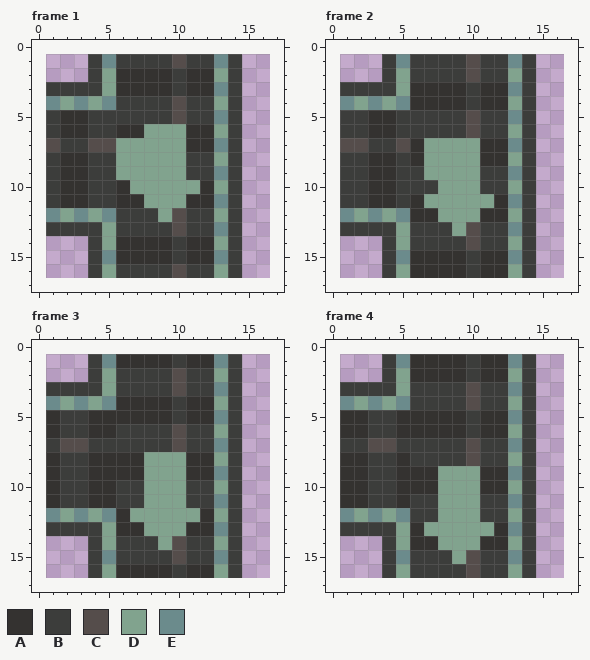
Edited in one commit: pixel-art file (Assets/Art/MapObjects/ConveyorTSlow.aseprite). Above is the file before it was changed.
16x16 pixels, 16 frames. Shown: frame 1, frame 2, frame 3, frame 4. The old version is drawn lined up with the new one, on the new canvas. The commit also changed other frames, which this record leaves out.
Visible layers, top first: "SlowStraight/Layer 1 #2", "SlowStraight/Arrow #2", "SlowStraight/Conveyor #2", "SlowStraight/Layer 1", "SlowStraight/Arrow", "SlowStraight/Conveyor".
Palette (. is transparent): A #343230  B #3c3d3b  C #554d4b  D #81a38e  E #6b8b8c
Pixels before, frame 1, first column x 1:
 1 ...BEBBBBCBBEB
 2 ...BDAAAABAADB
 3 BBBBDAAAABAAEB
 4 EDEDEBBBBCBBDB
 5 BAABBBBBBCBBEB
 6 BAABBAADDDAADB
 7 CBBCCDDDDDAAEB
 8 BAABBDDDDDBBDB
 9 BAABBDDDDDBBEB
10 BAABBADDDDDADB
11 BAABBAADDDAAEB
12 EDEDEBBBDCBBDB
13 BBBBDBBBBCBBEB
14 ...BDAAAABAADB
15 ...BEAAAABAAEB
16 ...BDBBBBCBBDB
Pixels before, frame 2, first column x 1:
 1 ...BEBBBBCBBEB
 2 ...BDBBBBCBBDB
 3 BBBBDAAAABAAEB
 4 EDEDEAAAABAADB
 5 BBAABBBBBCBBEB
 6 BBAABBBBBCBBDB
 7 CCBBCADDDDAAEB
 8 BBAABADDDDAADB
 9 BBAABBDDDDBBEB
10 BBAABBBDDDBBDB
11 BBAABADDDDDAEB
12 EDEDEAADDDAADB
13 BBBBDBBBDCBBEB
14 ...BDBBBBCBBDB
15 ...BEAAAABAAEB
16 ...BDAAAABAADB
Pixels before, frame 3, first column x 1:
 1 ...BEAAAABAAEB
 2 ...BDBBBBCBBDB
 3 BBBBDBBBBCBBEB
 4 EDEDEAAAABAADB
 5 ABBAAAAAABAAEB
 6 ABBAABBBBCBBDB
 7 BCCBBBBBBCBBEB
 8 ABBAAAADDDAADB
 9 ABBAAAADDDAAEB
10 ABBAABBDDDBBDB
11 ABBAABBDDDBBEB
12 EDEDEADDDDDADB
13 BBBBDAADDDAAEB
14 ...BDBBBDCBBDB
15 ...BEBBBBCBBEB
16 ...BDAAAABAADB
Pixels before, frame 4, first column x 1:
 1 ...BEAAAABAAEB
 2 ...BDAAAABAADB
 3 BBBBDBBBBCBBEB
 4 EDEDEBBBBCBBDB
 5 AABBAAAAABAAEB
 6 AABBAAAAABAADB
 7 BBCCBBBBBCBBEB
 8 AABBABBBBCBBDB
 9 AABBAAADDDAAEB
10 AABBAAADDDAADB
11 AABBABBDDDBBEB
12 EDEDEBBDDDBBDB
13 BBBBDADDDDDAEB
14 ...BDAADDDAADB
15 ...BEBBBDCBBEB
16 ...BDBBBBCBBDB
Once edited:
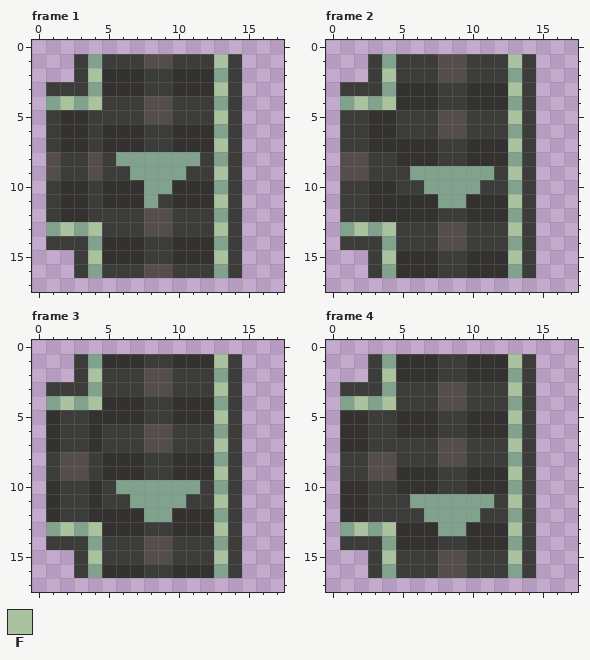
Colours new in this view: F #aac39e
Edits made:
canvas 16x16 -> 18x18, the old top-left corner now at 1,1
Frame 1:
y 1: x 3..5 .BE -> BDB; x 8..10 BBC -> CCB; x 13 E -> F
y 2: x 3..5 .BD -> BFA; x 8..10 AAB -> BBA
y 3: x 4..5 BD -> DA; x 8..10 AAB -> BBA; x 13 E -> F
y 4: x 1..5 EDEDE -> DFDFB; x 8..10 BBC -> CCB
y 5: x 8..10 BBC -> CCB; x 13 E -> F
y 6: x 5 B -> A; x 8..10 DDD -> BBA
y 7: x 1..10 CBBCCDDDDD -> BAABAAABBA; x 13 E -> F
y 8: x 1..4 BAAB -> CBBC; x 11 B -> D
y 9: x 1..4 BAAB -> CBBC; x 6 D -> B; x 13 E -> F
y 10: x 5 B -> A; x 7 D -> A; x 10..11 DD -> AA
y 11: x 5 B -> A; x 9..10 DD -> BA; x 13 E -> F
y 12: x 1..5 EDEDE -> BAABB; x 8..10 BDC -> CCB
y 13: x 1..5 BBBBD -> DFDFB; x 8..10 BBC -> CCB; x 13 E -> F
y 14: x 1..5 ...BD -> BBBDA; x 8..10 AAB -> BBA
y 15: x 3..5 .BE -> BFA; x 8..10 AAB -> BBA; x 13 E -> F
y 16: x 3..5 .BD -> BDB; x 8..10 BBC -> CCB
Frame 2:
y 1: x 3..5 .BE -> BDB; x 8..10 BBC -> CCB; x 13 E -> F
y 2: x 3..5 .BD -> BFB; x 8..10 BBC -> CCB
y 3: x 4..5 BD -> DA; x 8..10 AAB -> BBA; x 13 E -> F
y 4: x 1..5 EDEDE -> DFDFA; x 8..10 AAB -> BBA
y 5: x 8..10 BBC -> CCB; x 13 E -> F
y 6: x 8..10 BBC -> CCB
y 7: x 1..5 CCBBC -> BBAAA; x 7..10 DDDD -> ABBA; x 13 E -> F
y 8: x 1..5 BBAAB -> CCBBA; x 7..10 DDDD -> ABBA
y 9: x 1..4 BBAA -> CCBB; x 6 B -> D; x 11 B -> D; x 13 E -> F
y 10: x 7 B -> D
y 11: x 5 B -> A; x 7 D -> A; x 10..11 DD -> AA; x 13 E -> F
y 12: x 1..5 EDEDE -> BBAAA; x 8..10 DDD -> BBA
y 13: x 1..5 BBBBD -> DFDFB; x 8..10 BDC -> CCB; x 13 E -> F
y 14: x 1..5 ...BD -> BBBDB; x 8..10 BBC -> CCB
y 15: x 3..5 .BE -> BFA; x 8..10 AAB -> BBA; x 13 E -> F
y 16: x 3..5 .BD -> BDA; x 8..10 AAB -> BBA
Frame 3:
y 1: x 3..5 .BE -> BDA; x 8..10 AAB -> BBA; x 13 E -> F
y 2: x 3..5 .BD -> BFB; x 8..10 BBC -> CCB
y 3: x 4..5 BD -> DB; x 8..10 BBC -> CCB; x 13 E -> F
y 4: x 1..5 EDEDE -> DFDFA; x 8..10 AAB -> BBA
y 5: x 8..10 AAB -> BBA; x 13 E -> F
y 6: x 5 A -> B; x 8..10 BBC -> CCB
y 7: x 1..4 BCCB -> ABBA; x 8..10 BBC -> CCB; x 13 E -> F
y 8: x 1..4 ABBA -> BCCB; x 8..10 DDD -> BBA
y 9: x 1..4 ABBA -> BCCB; x 8..10 DDD -> BBA; x 13 E -> F
y 10: x 5..7 ABB -> BDD; x 11 B -> D
y 11: x 5 A -> B; x 7 B -> D; x 13 E -> F
y 12: x 1..5 EDEDE -> ABBAA; x 7 D -> A; x 10..11 DD -> AA
y 13: x 1..5 BBBBD -> DFDFA; x 8..10 DDD -> BBA; x 13 E -> F
y 14: x 1..5 ...BD -> BBBDB; x 8..10 BDC -> CCB
y 15: x 3..5 .BE -> BFB; x 8..10 BBC -> CCB; x 13 E -> F
y 16: x 3..5 .BD -> BDA; x 8..10 AAB -> BBA
Frame 4:
y 1: x 3..5 .BE -> BDA; x 8..10 AAB -> BBA; x 13 E -> F
y 2: x 3..5 .BD -> BFA; x 8..10 AAB -> BBA
y 3: x 4..5 BD -> DB; x 8..10 BBC -> CCB; x 13 E -> F
y 4: x 1..5 EDEDE -> DFDFB; x 8..10 BBC -> CCB
y 5: x 8..10 AAB -> BBA; x 13 E -> F
y 6: x 8..10 AAB -> BBA
y 7: x 1..4 BBCC -> AABB; x 8..10 BBC -> CCB; x 13 E -> F
y 8: x 1..5 AABBA -> BBCCB; x 8..10 BBC -> CCB
y 9: x 1..4 AABB -> BBCC; x 8..10 DDD -> BBA; x 13 E -> F
y 10: x 8..10 DDD -> BBA
y 11: x 5..7 ABB -> BDD; x 11 B -> D; x 13 E -> F
y 12: x 1..5 EDEDE -> AABBB; x 7 B -> D
y 13: x 1..5 BBBBD -> DFDFA; x 7 D -> A; x 10..11 DD -> AA; x 13 E -> F
y 14: x 1..5 ...BD -> BBBDA; x 8..10 DDD -> BBA
y 15: x 3..5 .BE -> BFB; x 8..10 BDC -> CCB; x 13 E -> F
y 16: x 3..5 .BD -> BDB; x 8..10 BBC -> CCB
Pixel boxes of the changes (left, top, right, bottom) in both pictures:
changed: (46, 54, 228, 278)
changed: (340, 54, 522, 278)
changed: (46, 354, 228, 578)
changed: (340, 354, 522, 578)
